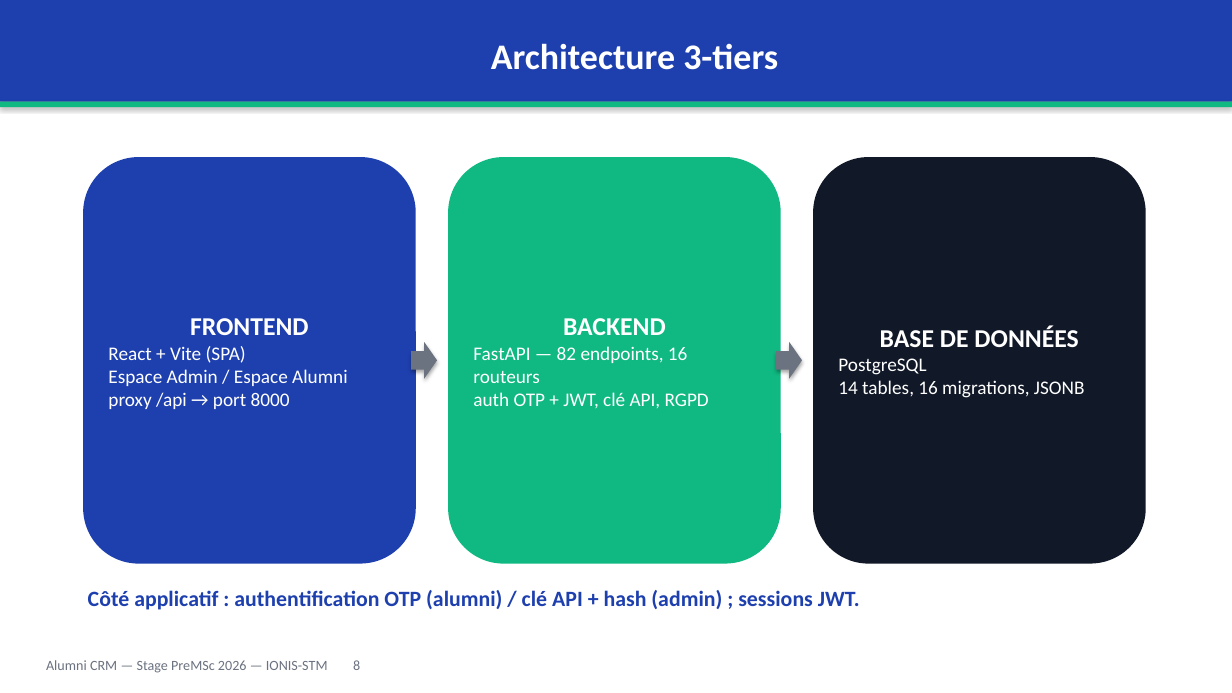
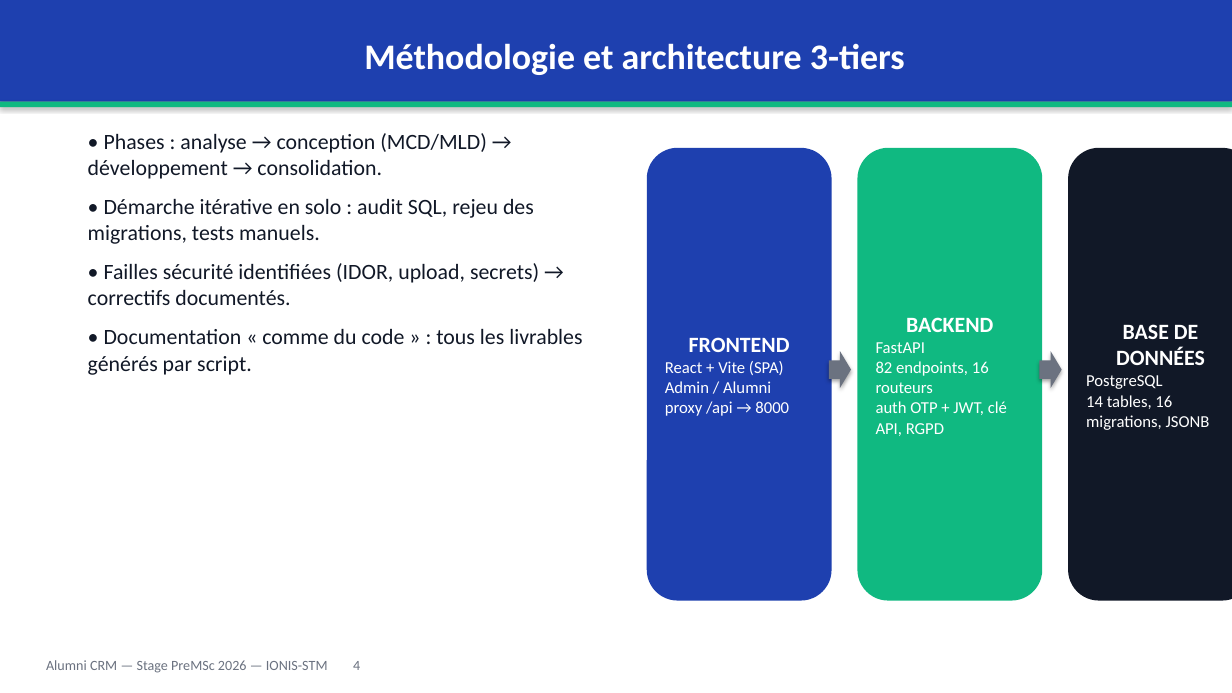
Before and after one commit to Rafikdjm/CRM_IONIS, a slide deck: slide 4 of Rapport/Soutenance - Alumni CRM - PreMSc 2026.pptx (slide 8 before the commit). Drawn at 1232x693 pixels with LibreOffice and Linux fonts; fonts in the diff are those of the drawing. Boxes give left, top, right and bottom in pixels: in the first picture for what was removed or moved away, otherwise in the second. Text is boxed around its words. In the diff, an @@ line names an element or a change of style, - is before the commit and + after.

Commit message:
refactor(soutenance): slim deck 15->11 slides, merge redundant slides and condense text

```diff
--- a/Rapport/Soutenance - Alumni CRM - PreMSc 2026.pptx
+++ b/Rapport/Soutenance - Alumni CRM - PreMSc 2026.pptx
@@ text in rectangle at <box>364,43,905,75</box>: text changed @@
-Architecture 3-tiers
+Méthodologie et architecture 3-tiers
@@ text added at <box>88,133,582,375</box>, 17 pt, text #111827 @@
+• Phases : analyse → conception (MCD/MLD) → développement → consolidation.
+• Démarche itérative en solo : audit SQL, rejeu des migrations, tests manuels.
+• Failles sécurité identifiées (IDOR, upload, secrets) → correctifs documentés.
+• Documentation « comme du code » : tous les livrables générés par script.
@@ rounded rectangle "FRONTEND": place and size @@
-rounded rectangle "FRONTEND" at <box>83,157,416,564</box>
+rounded rectangle "FRONTEND" at <box>647,148,832,601</box>
@@ rounded rectangle "BACKEND": place and size @@
-rounded rectangle "BACKEND" at <box>448,157,781,564</box>
+rounded rectangle "BACKEND" at <box>858,148,1043,601</box>
@@ rounded rectangle "BASE DE DONNÉES": place and size @@
-rounded rectangle "BASE DE DONNÉES" at <box>813,157,1146,564</box>
+rounded rectangle "BASE DE DONNÉES" at <box>1068,148,1232,601</box>
@@ rounded rectangle "BASE DE DONNÉES" at <box>1068,148,1232,601</box>: size 20 to 17 pt in "BASE DE DONNÉES"; size 15 to 13 pt in "PostgreSQL 14 tables, 16 migrations, JSONB" @@
@@ text in rounded rectangle at <box>906,317,993,332</box>: size 20 to 17 pt in "BACKEND" @@
@@ text in rounded rectangle at <box>689,337,790,352</box>: size 20 to 17 pt in "FRONTEND" @@
@@ right arrow: place and size @@
-right arrow at <box>776,342,802,379</box>
+right arrow at <box>829,351,851,388</box>
@@ text in rounded rectangle at <box>876,342,1007,436</box>: text changed; size 15 to 13 pt @@
-FastAPI — 82 endpoints, 16 routeurs
-auth OTP + JWT, clé API, RGPD
+FastAPI
+82 endpoints, 16 routeurs
+auth OTP + JWT, clé API, RGPD
@@ right arrow: place and size @@
-right arrow at <box>411,342,437,379</box>
+right arrow at <box>1040,351,1062,388</box>
@@ text in rounded rectangle at <box>665,361,789,416</box>: text changed; size 15 to 13 pt @@
-React + Vite (SPA)
-Espace Admin / Espace Alumni
-proxy /api → port 8000
+React + Vite (SPA)
+Admin / Alumni
+proxy /api → 8000
@@ text removed at <box>88,590,860,610</box> @@
-Côté applicatif : authentification OTP (alumni) / clé API + hash (admin) ; sessions JWT.
@@ text at <box>46,660,360,673</box>: text changed @@
-Alumni CRM — Stage PreMSc 2026 — IONIS-STM 8
+Alumni CRM — Stage PreMSc 2026 — IONIS-STM 4
```
Also in this commit, not shown: 8 other slides changed, 4 slides removed, 1 other file.
